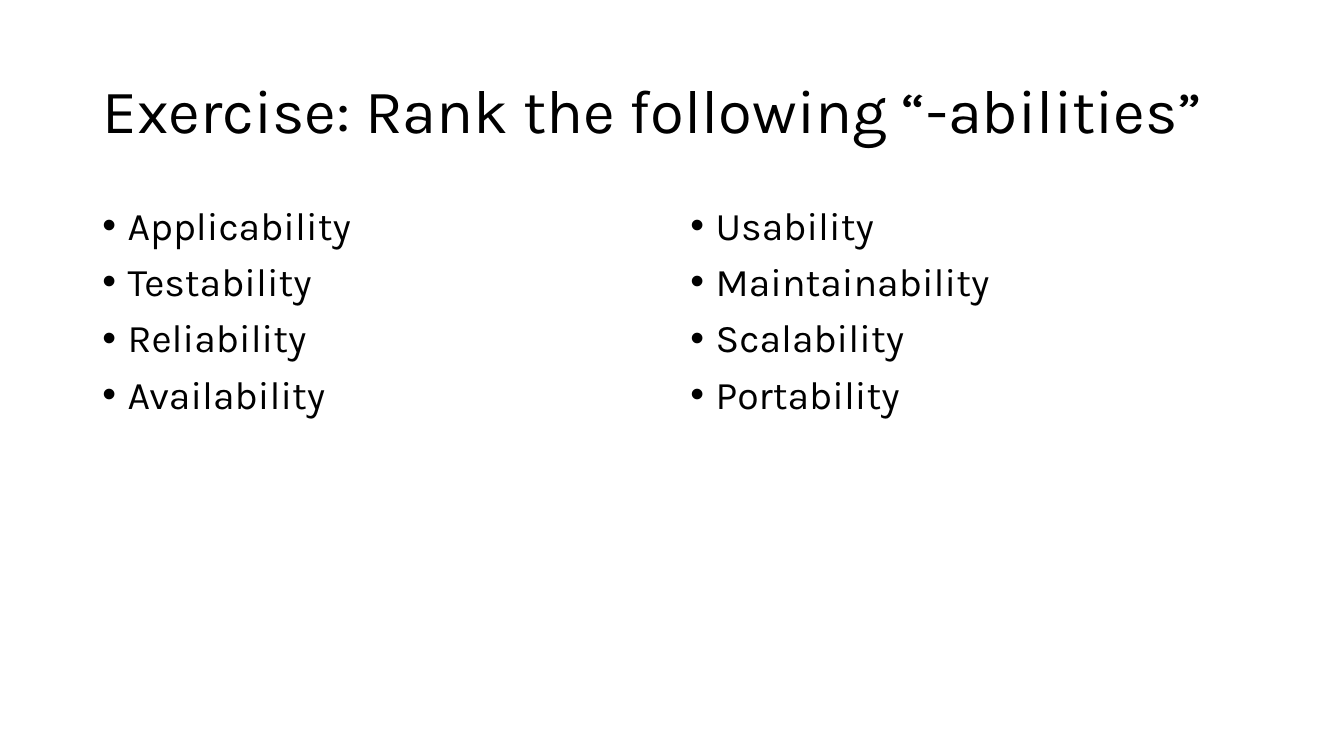
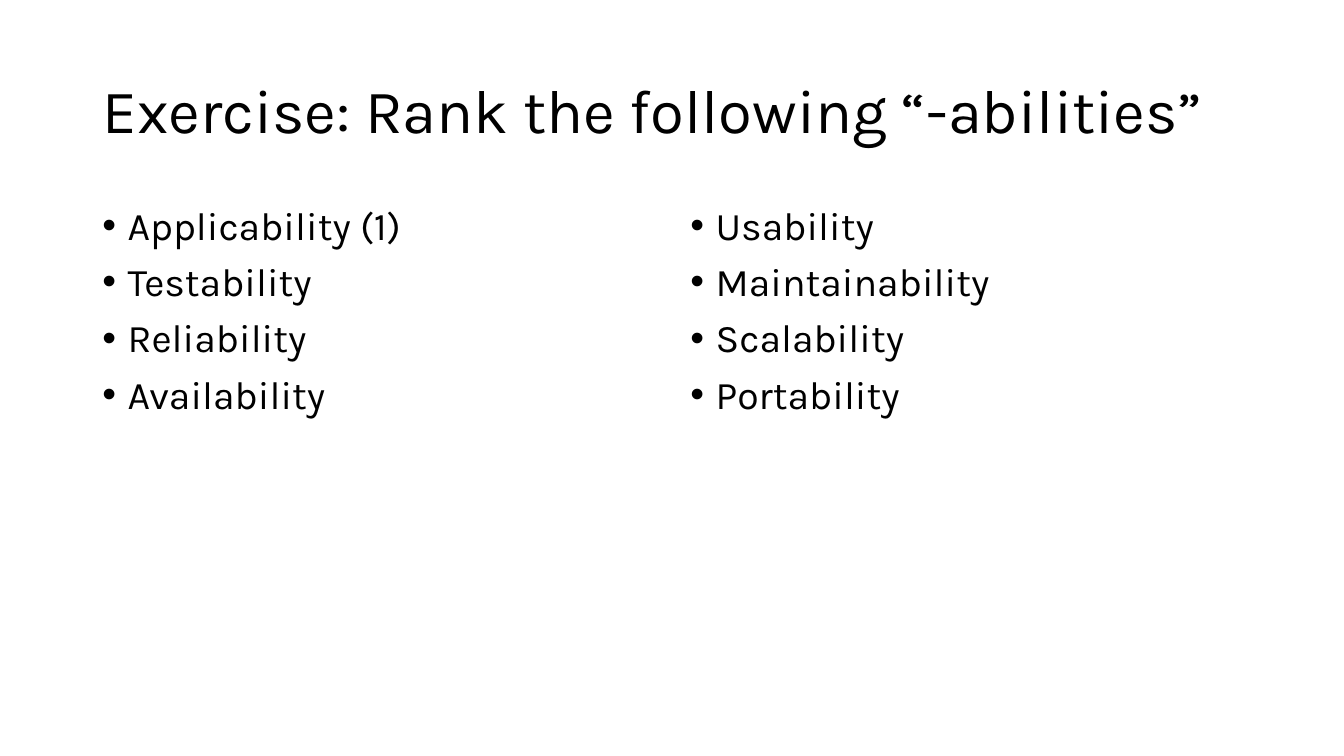
Before and after one commit to ericburcham/cloud-patterns-and-practices, a slide deck: slide 14 of Presentation.pptx. Drawn at 1344x756 pixels with LibreOffice and Linux fonts; fonts in the diff are those of the drawing. Boxes give left, top, right and bottom in pixels: in the first picture for what was removed or moved away, otherwise in the second. Text is boxed around its words. In the diff, an @@ line names an element or a change of style, - is before the commit and + after.

```diff
--- a/Presentation.pptx
+++ b/Presentation.pptx
@@ text at (x1=128, y1=211, x2=401, y2=250): text changed @@
-• Applicability
+• Applicability (1)
```
Also in this commit, not shown: 1 other slide changed.
